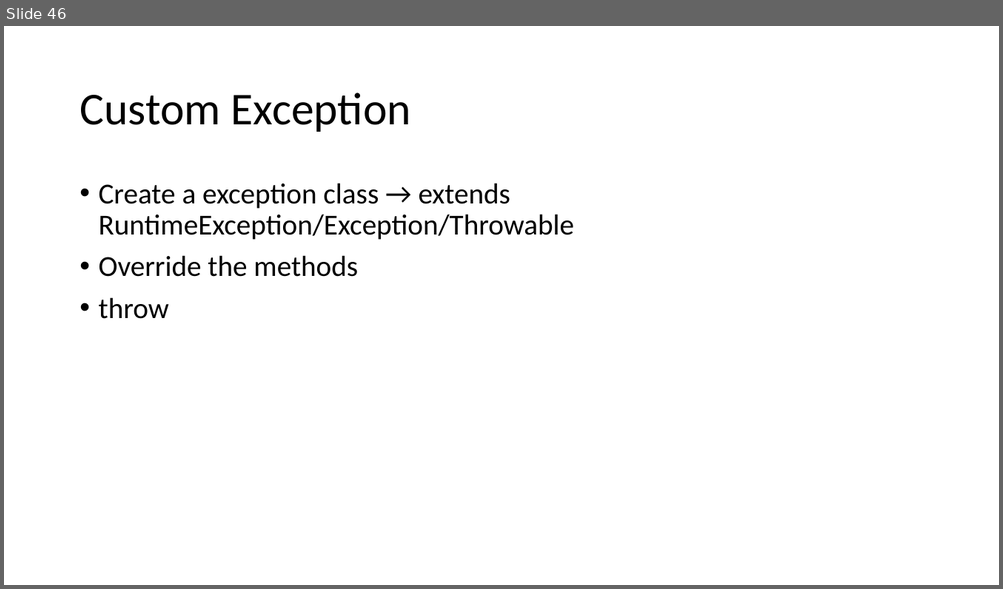
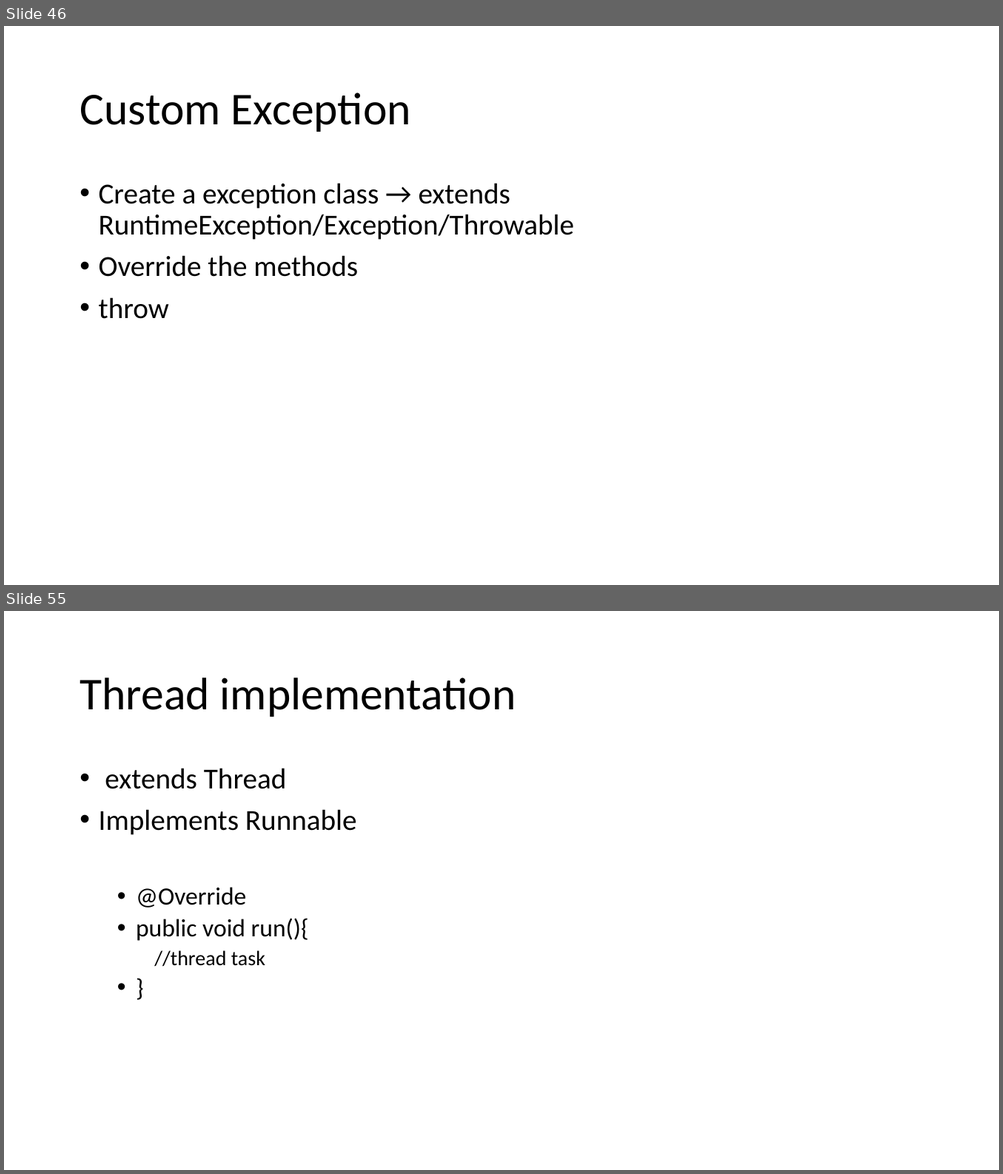
Before and after one commit to caprepo/java-jul, a slide deck: Java.pptx. Shown one above the other, each under a label of ours: slide 46 before the commit, slides 46 and 55 after it; the slides between them are not shown. The pictures are 1003x589 and 1003x1174 pixels, drawn with LibreOffice and Linux fonts; fonts in the diff are those of the drawing. Boxes give left, top, right and bottom in pixels: in the first picture for what was removed or moved away, otherwise in the second. Text is boxed around its words. In the diff, an @@ line names an element or a change of style, - is before the commit and + after.

```diff
--- a/Java.pptx
+++ b/Java.pptx
@@ slide 55 added at (4,611,999,1170), background #FFFFFF @@
@@ title added at (79,678,516,717), 44 pt, text #000000 @@
+Thread implementation
@@ text added at (99,768,357,967), 28 pt, text #000000 @@
+• extends Thread
+• Implements Runnable
+  • @Override
+  • public void run(){
+    //thread task
+  • }
```
Also in this commit, not shown: 13 other slides added, 1 other file.
